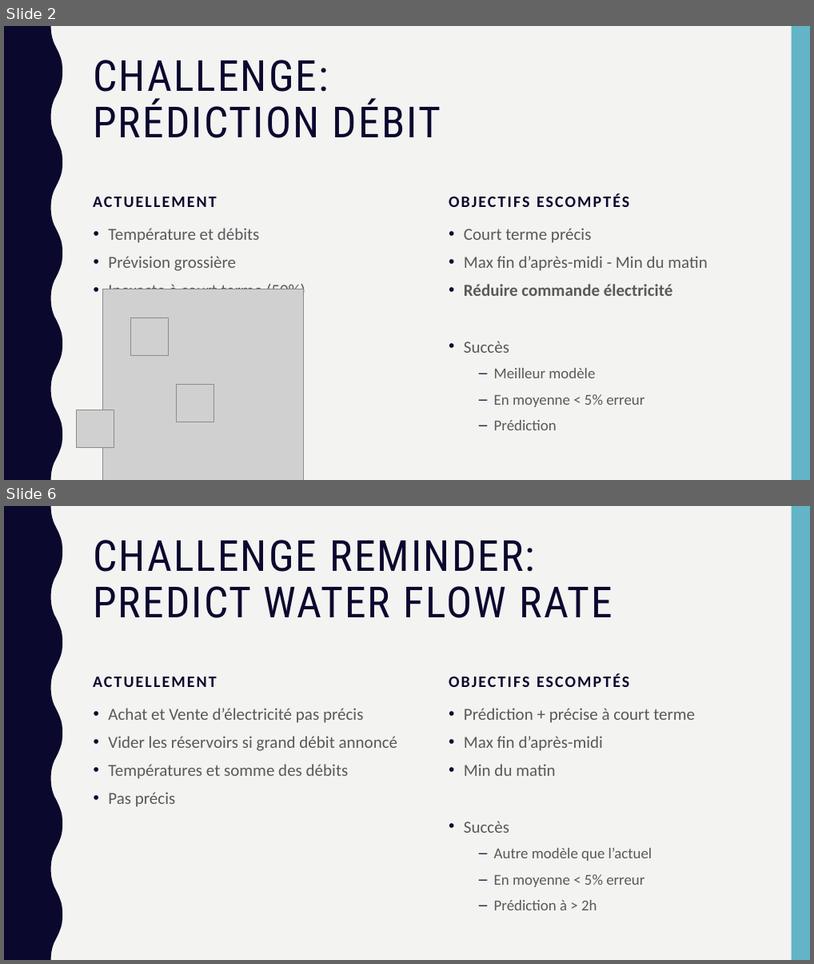
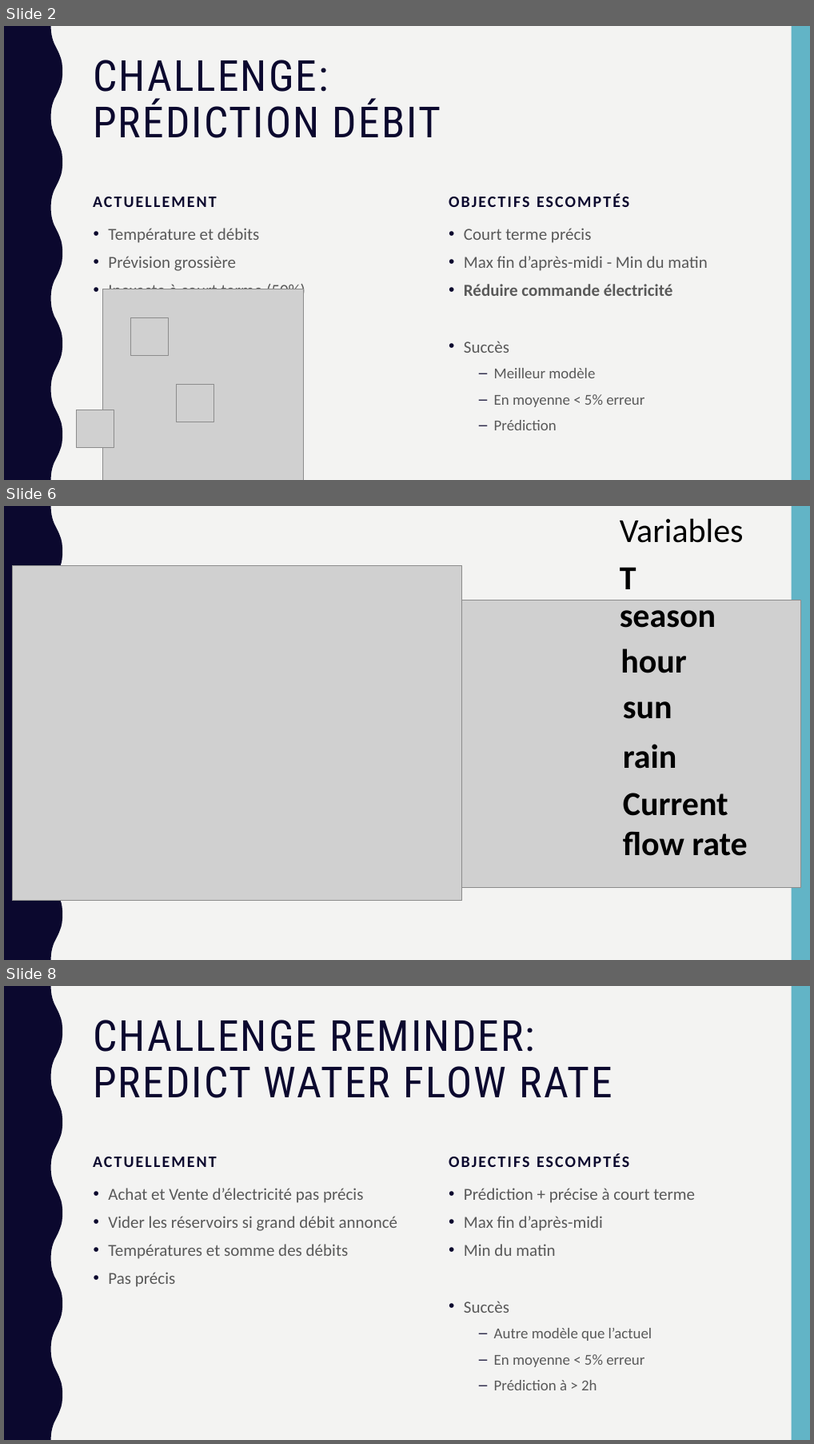
Before and after one commit to LuanaMartelli/BlueArk2019, a slide deck: Flow Rate Forecasting.pptx. Shown one above the other, each under a label of ours: slides 2 and 6 before the commit, slides 2, 6 and 8 after it; the slides between them are not shown. The pictures are 814x964 and 814x1444 pixels, drawn with LibreOffice and Linux fonts; fonts in the diff are those of the drawing; grey boxes stand for pictures. Boxes give left, top, right and bottom in pixels: in the first picture for what was removed or moved away, otherwise in the second. Text is boxed around its words. In the diff, an @@ line names an element or a change of style, - is before the commit and + after.

```diff
--- a/Flow Rate Forecasting.pptx
+++ b/Flow Rate Forecasting.pptx
@@ slide 6 added at <box>4,506,810,960</box>, background #F3F3F2; not listed: 2 template elements that a slide beside it also shows @@
@@ text added at <box>620,519,744,543</box>, 40 pt, text #000000 @@
+Variables
@@ picture added at <box>12,565,462,900</box> @@
@@ text added at <box>620,567,637,589</box>, 40 pt, text #000000, bold @@
+T
@@ picture added at <box>414,600,802,888</box> @@
@@ text added at <box>620,600,716,628</box>, 40 pt, text #000000, bold @@
+season
@@ text added at <box>621,648,686,673</box>, 40 pt, text #000000, bold @@
+hour
@@ text added at <box>623,701,673,719</box>, 40 pt, text #000000, bold @@
+sun
@@ text added at <box>623,744,677,768</box>, 40 pt, text #000000, bold @@
+rain
@@ text added at <box>623,792,747,856</box>, 40 pt, text #000000, bold @@
+Current flow rate
@@ what was slide 6 is now slide 8 @@
```
Also in this commit, not shown: 1 slide changed, 4 other slides added, 3 slides removed.
